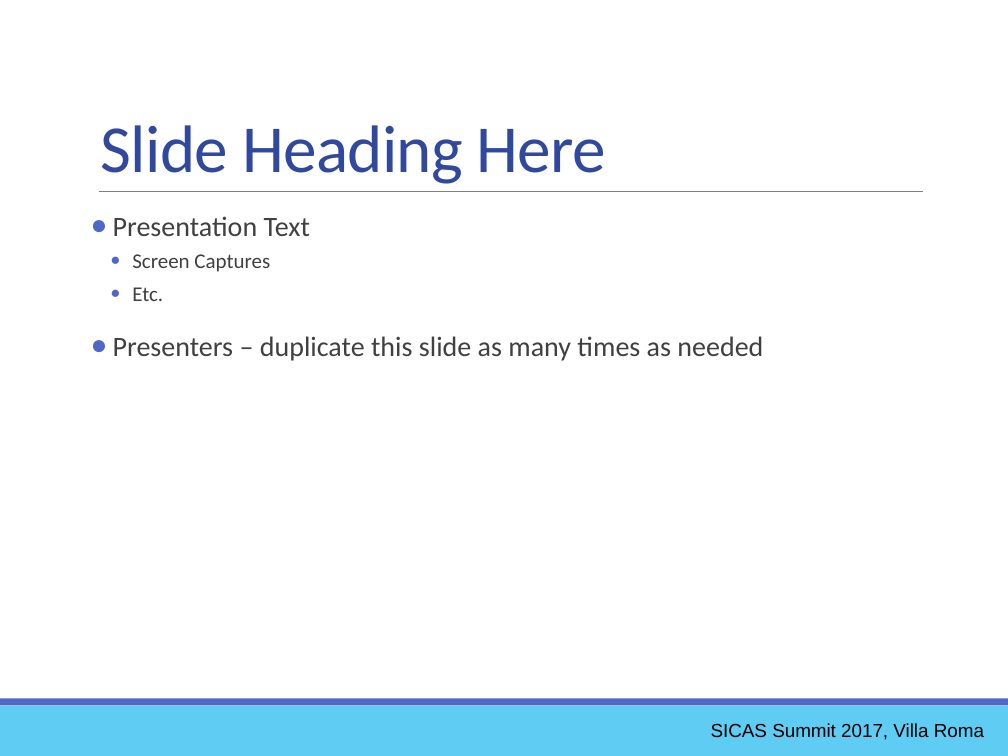
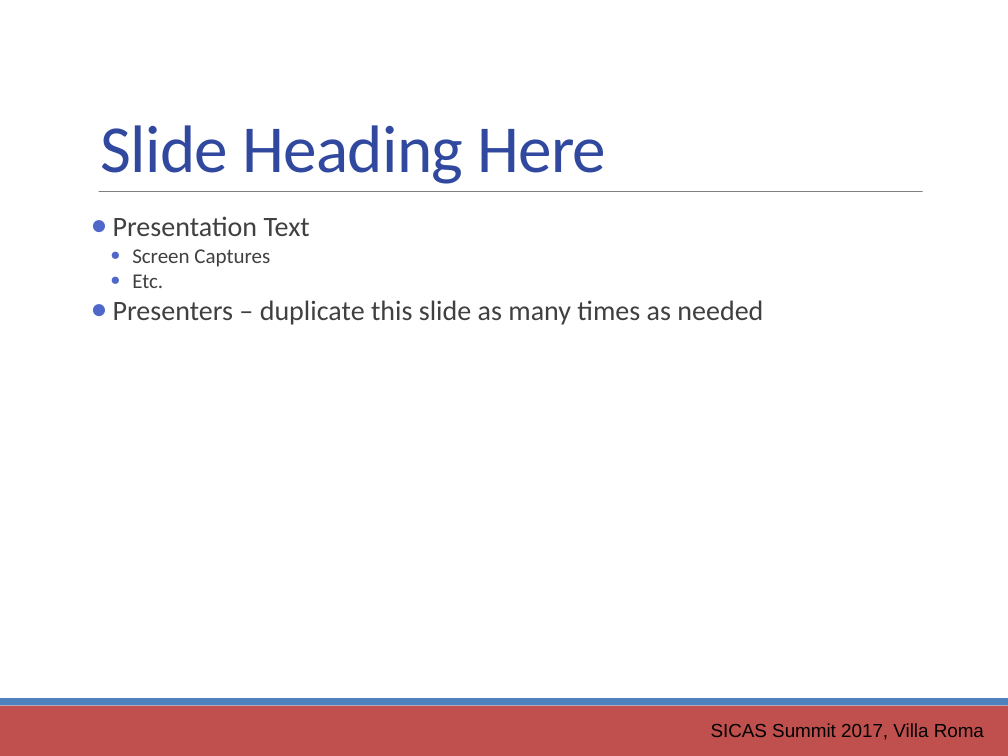
Before and after one commit to ewcole/simple_report, a slide deck: slide 14 of docs/SICAS_2017/Cole_Drop-In Reporting with Groovy.pptx. Drawn at 1008x756 pixels with LibreOffice and Linux fonts; fonts in the diff are those of the drawing. Boxes give left, top, right and bottom in pixels: in the first picture for what was removed or moved away, otherwise in the second. Text is boxed around its words. In the diff, an @@ line names an element or a change of style, - is before the commit and + after.

```diff
--- a/docs/SICAS_2017/Cole_Drop-In Reporting with Groovy.pptx
+++ b/docs/SICAS_2017/Cole_Drop-In Reporting with Groovy.pptx
@@ text "Presentation Text" at <box>113,216,763,325</box>: less space between paragraphs @@
@@ rectangle at <box>0,706,1008,756</box>: fill #5ECCF3 to #C0504D @@
@@ rectangle at <box>0,699,1008,706</box>: fill #4E67C8 to #4F81BD @@
```
Also in this commit, not shown: 45 other slides changed.
